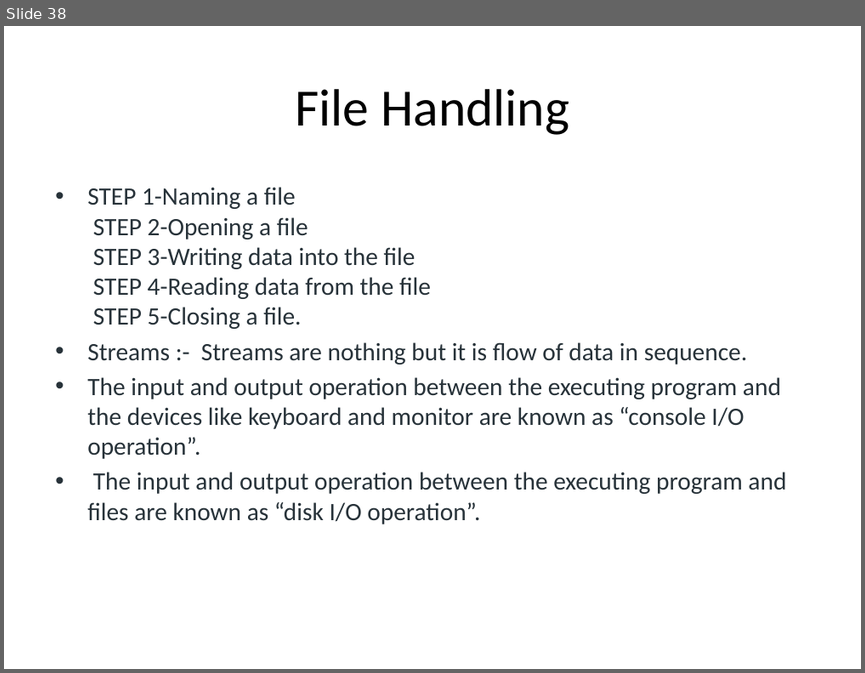
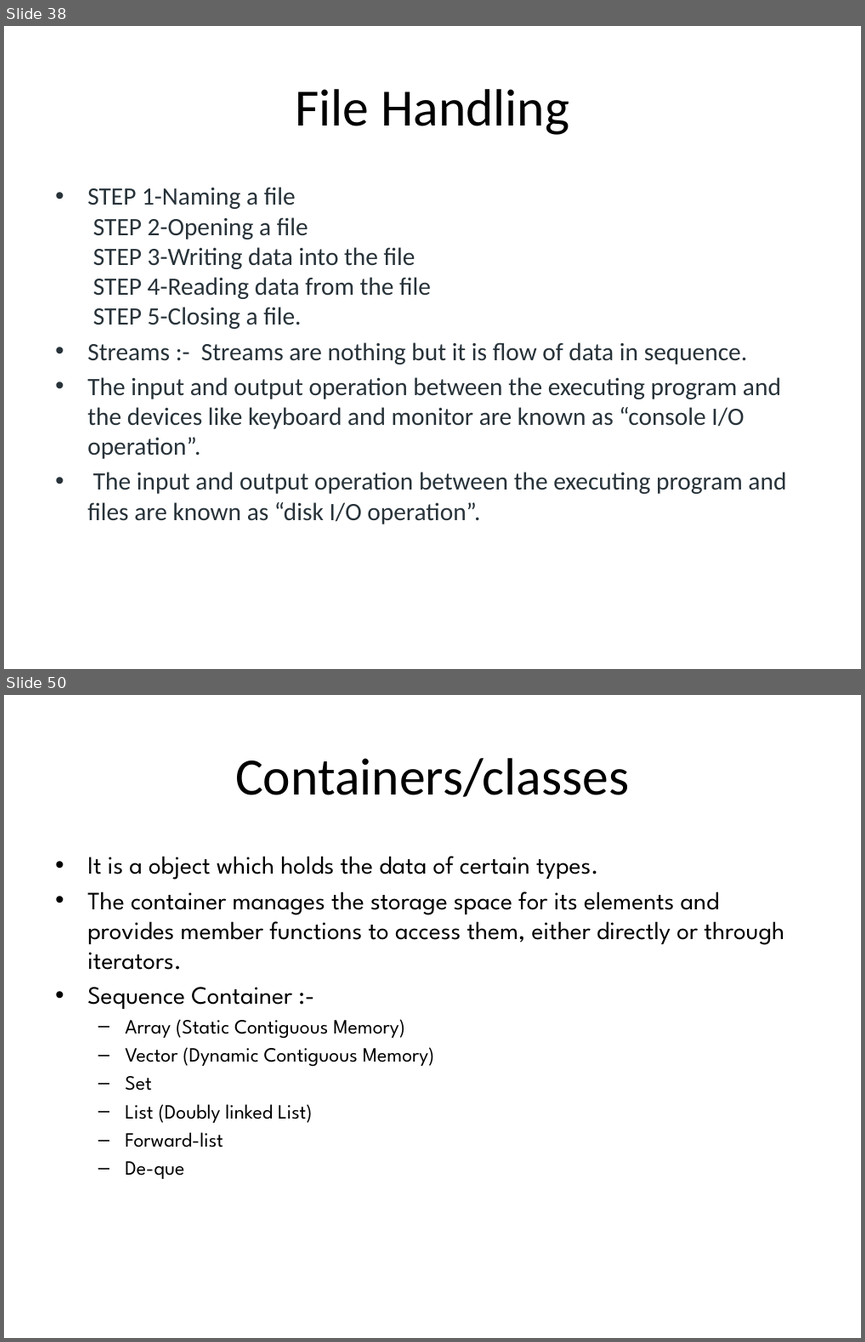
Before and after one commit to Bot-Anonymous/c-, a slide deck: c++.pptx. Shown one above the other, each under a label of ours: slide 38 before the commit, slides 38 and 50 after it; the slides between them are not shown. The pictures are 865x673 and 865x1342 pixels, drawn with LibreOffice and Linux fonts; fonts in the diff are those of the drawing. Boxes give left, top, right and bottom in pixels: in the first picture for what was removed or moved away, otherwise in the second. Text is boxed around its words. In the diff, an @@ line names an element or a change of style, - is before the commit and + after.

```diff
--- a/c++.pptx
+++ b/c++.pptx
@@ slide 50 added at [4, 695, 861, 1338], background #FFFFFF @@
@@ title added at [235, 758, 629, 797], 44 pt, text #000000 @@
+Containers/classes
@@ text added at [87, 856, 784, 1179], 21 pt, text #000000 @@
+• It is a object which holds the data of certain types.
+• The container manages the storage space for its elements and provides member functions to access them, either directly or through iterators.
+• Sequence Container :-
+  – Array (Static Contiguous Memory)
+  – Vector (Dynamic Contiguous Memory)
+  – Set
+  – List (Doubly linked List)
+  – Forward-list
+  – De-que
```
Also in this commit, not shown: 13 other slides added, 20 other files.
